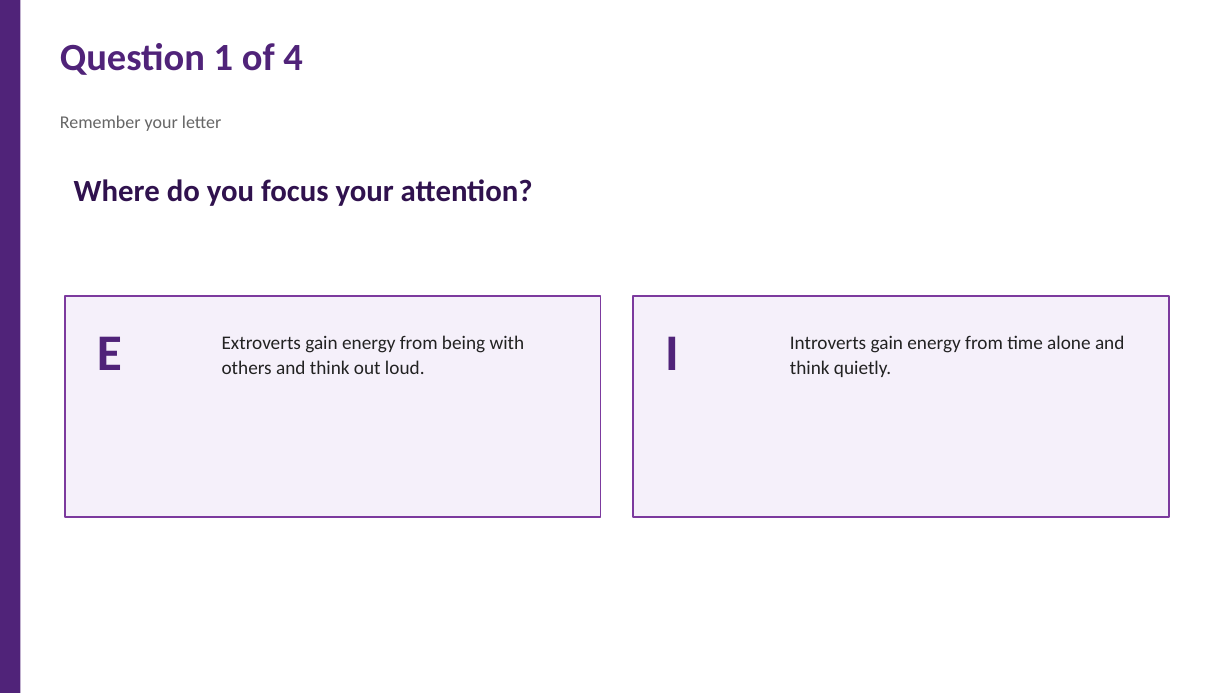
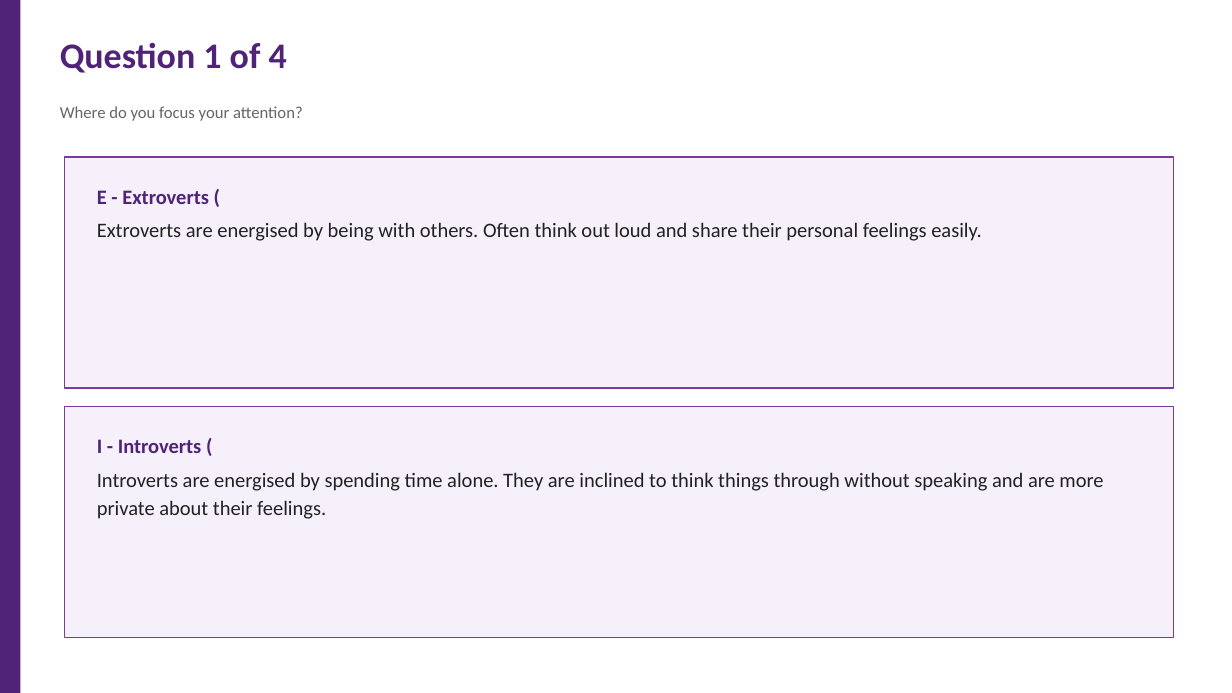
Before and after one commit to 975801846-star/workspace-outputs, a slide deck: slide 3 of Effective_Teamwork_2_survey.pptx. Drawn at 1232x693 pixels with LibreOffice and Linux fonts; fonts in the diff are those of the drawing. Boxes give left, top, right and bottom in pixels: in the first picture for what was removed or moved away, otherwise in the second. Text is boxed around its words. In the diff, an @@ line names an element or a change of style, - is before the commit and + after.

Commit message:
Update survey PPT: full source text, top-bottom layout

```diff
--- a/Effective_Teamwork_2_survey.pptx
+++ b/Effective_Teamwork_2_survey.pptx
@@ text "Question 1 of 4" at (60, 42, 287, 73): size 30 to 28 pt @@
@@ text "Where do you focus your ...": place and size @@
-text "Where do you focus your ..." at (74, 179, 533, 206)
+text "Where do you focus your ..." at (60, 106, 303, 121)
@@ text "Where do you focus your ..." at (60, 106, 303, 121): size 24 to 13 pt, text colour #30124E to #666666, bold off; more space between paragraphs @@
@@ text removed at (60, 115, 221, 131) @@
-Remember your letter
@@ rectangle added at (65, 157, 1174, 388), fill #F5F0FA, outline #7C3A9E 1.2 pt @@
@@ text added at (97, 190, 981, 241), 16 pt, text #222222 @@
+E - Extroverts (
+Extroverts are energised by being with others. Often think out loud and share their personal feelings easily.
@@ rectangle removed at (65, 296, 601, 518) @@
@@ rectangle removed at (633, 296, 1169, 518) @@
@@ text removed at (97, 336, 122, 370) @@
-E
@@ text removed at (665, 336, 679, 370) @@
-I
@@ text removed at (790, 335, 1124, 377) @@
-Introverts gain energy from time alone and think quietly.
@@ rectangle added at (65, 407, 1174, 638), fill #F5F0FA, outline #7C3A9E 1.2 pt @@
@@ text at (97, 439, 1103, 519): text changed; size 15 to 16 pt @@
-Extroverts gain energy from being with others and think out loud.
+I - Introverts (
+Introverts are energised by spending time alone. They are inclined to think things through without speaking and are more private about their feelings.
```
Also in this commit, not shown: 5 other slides changed.
